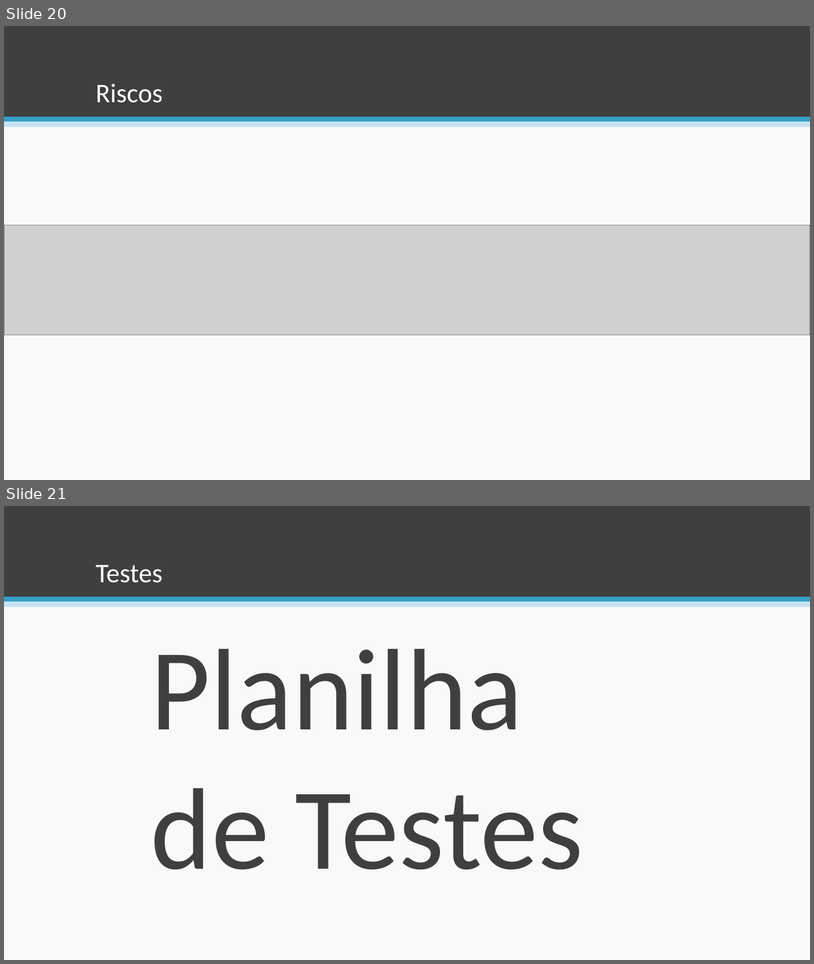
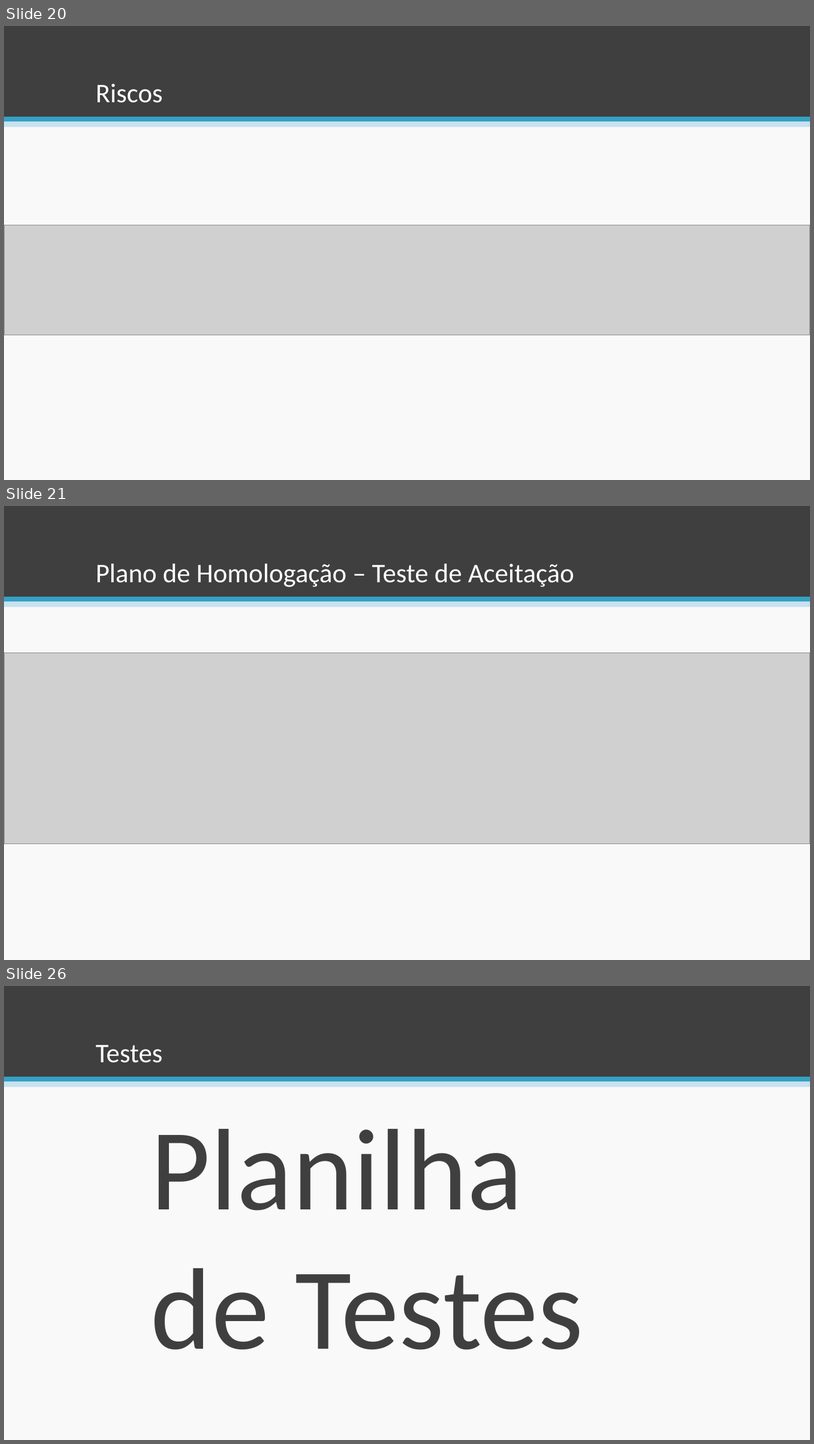
Before and after one commit to esteves-esta/TechHumi, a slide deck: documentacao/Apresentação.pptx. Shown one above the other, each under a label of ours: slides 20 and 21 before the commit, slides 20, 21 and 26 after it; the slides between them are not shown. The pictures are 814x964 and 814x1444 pixels, drawn with LibreOffice and Linux fonts; fonts in the diff are those of the drawing; grey boxes stand for pictures. Boxes give left, top, right and bottom in pixels: in the first picture for what was removed or moved away, otherwise in the second. Text is boxed around its words. In the diff, an @@ line names an element or a change of style, - is before the commit and + after.

```diff
--- a/documentacao/Apresentação.pptx
+++ b/documentacao/Apresentação.pptx
@@ slide 21 added at box(4, 506, 810, 960), background #F9F9F9; not listed: 3 template elements that a slide beside it also shows @@
@@ title added at box(96, 564, 575, 587), 32 pt, text #FFFFFF @@
+Plano de Homologação – Teste de Aceitação
@@ picture added at box(4, 652, 810, 844) @@
@@ what was slide 21 is now slide 26 @@
```
Also in this commit, not shown: 1 slide changed, 9 other slides added, 3 slides removed, 4 other files.
